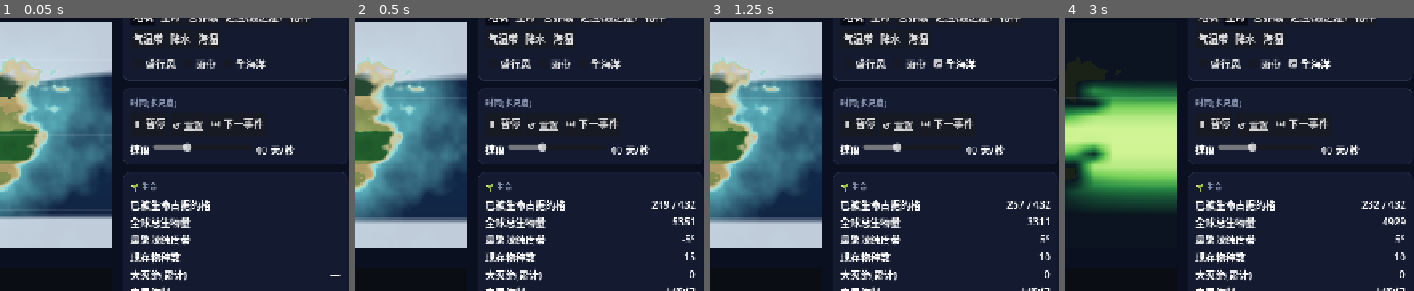
Above: before the commit, frames 1-4 (left to right).
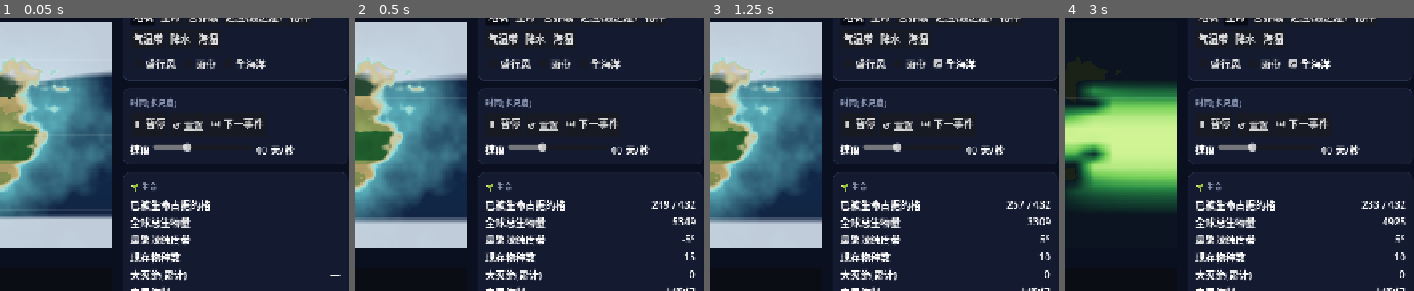
Above: after the commit, the same moments.

Repository: Mass404/survival-model
Game: Godot game, scene res://Main.tscn
The game is run twice, just before and just after one commit, with the same random seed, the same clock (stepped at 60 frames per second) and the same inputs.
Inputs:
- Up to frame 1 (0.05 s): no input
- Up to frame 2 (0.5 s): no input
- Up to frame 3 (1.25 s): click "全海洋" at 0.5 s
- Up to frame 4 (3 s): click "↺ 重置" at 1.25 s; click "地表" at 2 s; click "生命" at 2.75 s
The pictures show only the part of the screen within x 49-99%, y 8-58%; the shares and areas given below are measured in that part.

The runs differ from the first frame. In frame 2, less than 0.1% of the frame differs, in the area x 93-98%, y 72-76%; in frame 3, less than 0.1%; in frame 4, less than 0.1%.

Commit message:
feat: 有性生殖+寄生搬运—红皇后动态(从 world.html)
- World.gd:rSex(有性投资)随 复杂度门×(失配+寄生压) 演化、有性加速适应(sexBoost);Par(寄生载量)∝宿主密度繁殖、rSex 提供抗性(rSex=1 完全压制)、上限封顶防爆炸;寄生致死生物量;Par 扩散
- parasitesOn 开关供对照实验;探查面板显示 有性%/寄生载量
- rqcheck.gd:寄生开/关双世界对照 → 红皇后成立(rSex 0.11→0.45,Δ0.34)、载量有界(1.72)、宿主存活

Co-Authored-By: Claude Opus 4.8 <noreply@anthropic.com>

Diff:
--- a/godot/Main.gd
+++ b/godot/Main.gd
@@ -311,6 +311,8 @@
 		s += "\n(此处无生命)"
 	if w.H[k] > Sim.SEED or w.C[k] > Sim.SEED:
 		s += "\n营养级 → 食草 %.1f · 食肉 %.1f" % [w.H[k], w.C[k]]
+	if w.N[k] > Sim.SEED and (w.rSex[k] > 0.05 or w.Par[k] > Sim.SEED):
+		s += "\n有性 %.0f%% · 寄生载量 %.1f" % [w.rSex[k] * 100.0, w.Par[k]]
 	inspect_label.text = s
 
 func _update_events() -> void:
--- /dev/null
+++ b/godot/rqcheck.gd
@@ -0,0 +1,39 @@
+extends SceneTree
+# 有性生殖+寄生(红皇后)headless 验证:godot --headless --path godot --script res://rqcheck.gd
+# 对照实验:寄生开 vs 寄生关,跑同一颗星球。验:① 载量有界、宿主存活 ② 红皇后——
+# 寄生世界的平均 rSex 明显高于无寄生世界(寄生压选择有性生殖)。
+const Sim = preload("res://sim/World.gd")
+const GeoS = preload("res://sim/Geo.gd")
+
+func _run(g, paraOn: bool) -> Array:
+	var w = Sim.new()
+	w.geo = g
+	w.parasitesOn = paraOn
+	w.land_mask = g.coarse_land(Sim.NLat, Sim.NLon)
+	w.spinUp()
+	var day := 0
+	for step in 70 * Sim.YEAR:
+		w.stepDay(day % Sim.YEAR)
+		if day % 10 == 0: w.stepLife(10.0)
+		if day % Sim.YEAR == 0: w.stepGeo()
+		day += 1
+	var sumN := 0.0; var maxPar := 0.0; var sx := 0.0; var nlife := 0
+	for k in Sim.SZ:
+		sumN += w.N[k]; maxPar = max(maxPar, w.Par[k])
+		if w.N[k] > Sim.SEED: sx += w.rSex[k]; nlife += 1
+	return [sumN, maxPar, (sx / nlife if nlife > 0 else 0.0)]
+
+func _initialize() -> void:
+	var g = GeoS.new(); g.generate()
+	var on = _run(g, true)
+	var off = _run(g, false)
+	print("================ 红皇后对照验证 ================")
+	print("寄生开:  生产者 N %.1f  最大载量 %.2f  平均 rSex %.3f" % [on[0], on[1], on[2]])
+	print("寄生关:  生产者 N %.1f  最大载量 %.2f  平均 rSex %.3f" % [off[0], off[1], off[2]])
+	var bounded: bool = on[1] <= Sim.PAR_MAX + 1e-6 and on[1] > 0.1
+	var alive: bool = on[0] > 50.0
+	var redqueen: bool = on[2] > off[2] + 0.05
+	print("载量有界(≤%.0f): %s" % [Sim.PAR_MAX, "✅" if bounded else "❌"])
+	print("宿主存活: %s" % ("✅" if alive else "❌"))
+	print("红皇后(寄生→更有性): %s (Δ=%.3f)" % [("✅" if redqueen else "❌"), on[2] - off[2]])
+	quit(0 if (bounded and alive and redqueen) else 1)
--- a/godot/sim/World.gd
+++ b/godot/sim/World.gd
@@ -33,6 +33,7 @@
 var FRESH := 0.0
 var UMAX := 1.0
 var WATERWORLD := false
+var parasitesOn := true   # 可关:用于红皇后对照实验
 var land_mask = null   # Geo 注入的粗海陆 mask;null 时退回经度矩形带
 
 # ---------- 场(扁平 k=j*NLon+i) ----------
@@ -52,6 +53,8 @@
 var Salt := PackedFloat64Array()
 var Dry := PackedFloat64Array()
 var spId := PackedInt32Array()
+var rSex := PackedFloat64Array()   # 有性生殖投资(0克隆..1全有性)
+var Par := PackedFloat64Array()    # 寄生/病原载量
 var Sym := PackedFloat64Array()
 var Seg := PackedFloat64Array()
 var Limb := PackedFloat64Array()
@@ -96,6 +99,15 @@
 const FW_SEEDN := 5.0      # 生产者够多→点燃食草者
 const FW_SEEDH := 2.0      # 食草者够多→点燃食肉者
 const FW_DIFF := 0.15      # 消费者扩散率
+# 有性生殖(红皇后)+ 寄生
+const SEX_K := 0.05        # rSex 演化速率
+const SEX_COST := 0.12     # 有性的双倍成本(无压力时拉回克隆)
+const SEX_BOOST := 1.5     # 有性→适应加速倍率
+const PAR_KILL := 0.25     # 寄生致死(∝宿主密度)
+const PAR_GROW := 0.4      # 载量增长(∝宿主密度×(1-有性抗性))
+const PAR_DECAY := 0.12    # 载量衰减
+const PAR_SEEDN := 3.0     # 宿主够密→寄生点燃
+const PAR_MAX := 20.0      # 载量上限(防数值爆炸)
 const rb := 0.9
 const rd := 0.12
 const MOVE := 0.12
@@ -351,9 +363,27 @@
 			var nn := N[k]
 			if r0 > 1e-6: N[k] = K / (1.0 + (K / nn - 1.0) * exp(-r0 * dt))
 			else: N[k] = max(0.0, nn * exp(r0 * dt))
-			Topt[k] += aT * (teff - Topt[k])
-			Salt[k] += aS * (es - Salt[k])
-			Dry[k] += aD * (ed - Dry[k])
+			# 有性生殖加速适应(红皇后:有性投资→适应更快)
+			var sb: float = 1.0 + SEX_BOOST * rSex[k]
+			Topt[k] += min(0.99, aT * sb) * (teff - Topt[k])
+			Salt[k] += min(0.99, aS * sb) * (es - Salt[k])
+			Dry[k] += min(0.99, aD * sb) * (ed - Dry[k])
+			# rSex 演化:复杂度门 ×(失配 + 寄生压)→升;成本拉回克隆
+			var gate := clampf(Sym[k] * 2.0, 0.0, 1.0)
+			var paraP := clampf(Par[k] / 5.0, 0.0, 1.0)
+			rSex[k] = clampf(rSex[k] + SEX_K * (gate * ((1.0 - fit) * 1.2 + paraP * 0.8) - SEX_COST), 0.0, 1.0)
+			# 寄生(载量∝宿主密度,有性抗性压制 = 红皇后):rSex=1 时完全抗性→压垮寄生
+			if parasitesOn:
+				if N[k] > PAR_SEEDN and Par[k] < SEED: Par[k] = SEED
+				if Par[k] > 0.0:
+					if N[k] > 0.1:
+						var hostD := clampf(N[k] / (N[k] + 10.0), 0.0, 1.0)
+						var resist := clampf(1.0 - rSex[k], 0.0, 1.0)
+						var kill: float = min(PAR_KILL * Par[k] * hostD * (dt / 10.0), N[k] * 0.4)
+						N[k] = N[k] - kill
+						Par[k] = clampf(Par[k] + (PAR_GROW * hostD * resist - PAR_DECAY) * Par[k] * (dt / 10.0), 0.0, PAR_MAX)
+					else:
+						Par[k] = max(0.0, Par[k] * (1.0 - PAR_DECAY * (dt / 10.0)))
 			var sizeP := clampf(N[k] / Kmax, 0.0, 1.0)
 			var gS := clampf((Sym[k] - MGATE) / MGW, 0.0, 1.0)
 			var gG := clampf((Seg[k] - MGATE) / MGW, 0.0, 1.0)
@@ -404,6 +434,7 @@
 			C[k] = max(0.0, C[k] + FW_YIELD * graze2 - FW_MC * C[k] * ds)
 	_diffuse(H, FW_DIFF * ds)
 	_diffuse(C, FW_DIFF * ds)
+	_diffuse(Par, FW_DIFF * ds)
 
 func _diffuse(F: PackedFloat64Array, rate: float) -> void:   # 四邻扩散(守恒),复用 _flow 缓冲
 	_flow.fill(0.0)
@@ -589,6 +620,7 @@
 	initClimate()
 	N = gridF(0.0); H = gridF(0.0); C = gridF(0.0); Hab = gridF(0.0); Topt = gridF(0.0); Salt = gridF(0.0); Dry = gridF(0.0)
 	spId = PackedInt32Array(); spId.resize(SZ)
+	rSex = gridF(0.0); Par = gridF(0.0)
 	Sym = gridF(0.0); Seg = gridF(0.0); Limb = gridF(0.0); Axis = gridF(0.0)
 	phylo = []; nextSp = 1; extEMA = 1.0; massExt = []
 	events = []; _seen_life = false; _in_ice = false; _in_warm = false
